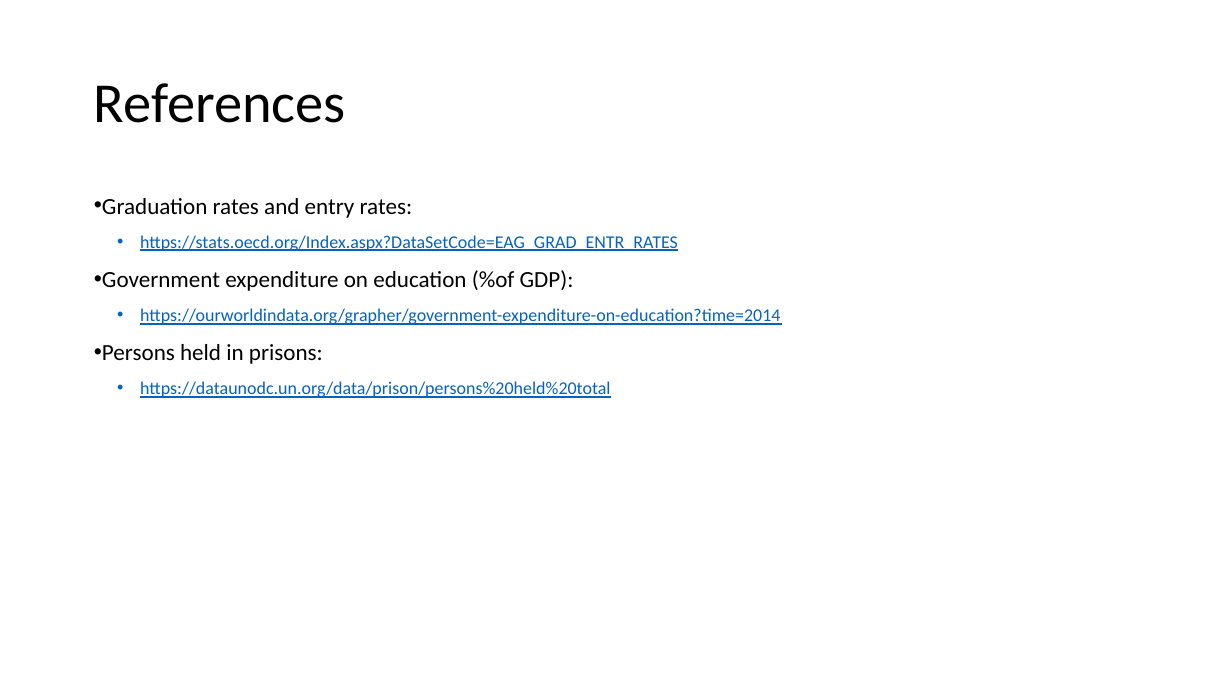
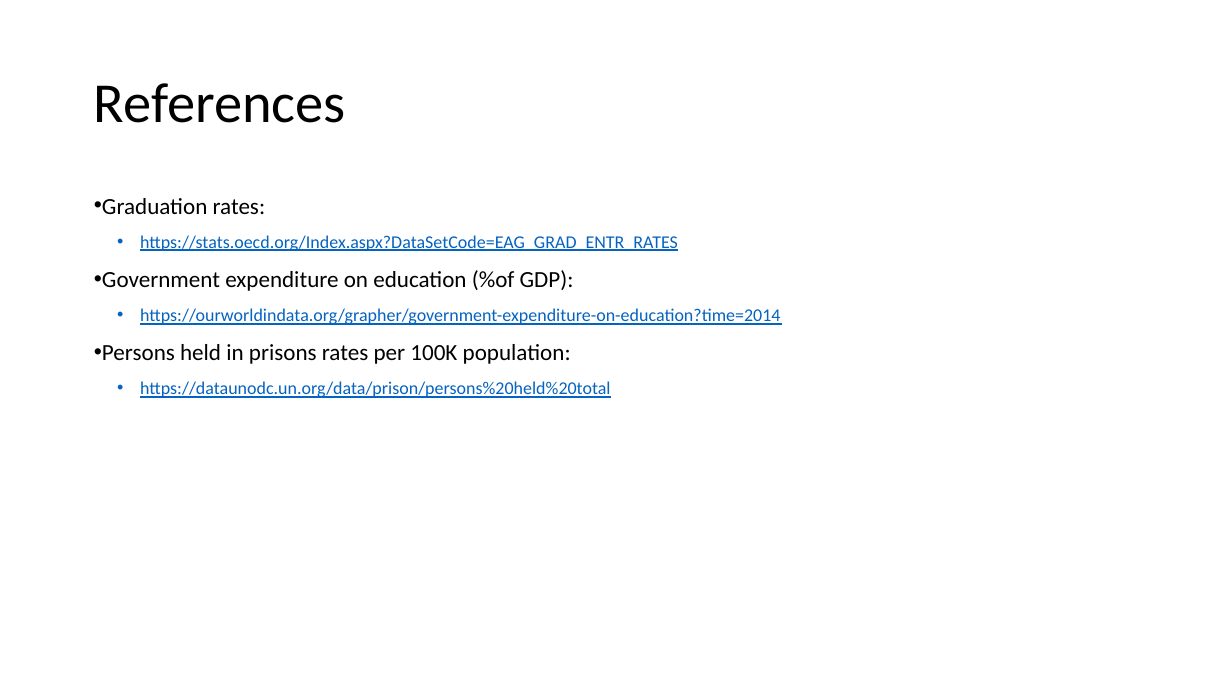
Before and after one commit to pamhinostroza/Project_1, a slide deck: slide 27 of Presentation.pptx (slide 15 before the commit). Drawn at 1232x693 pixels with LibreOffice and Linux fonts; fonts in the diff are those of the drawing. Boxes give left, top, right and bottom in pixels: in the first picture for what was removed or moved away, otherwise in the second. Text is boxed around its words. In the diff, an @@ line names an element or a change of style, - is before the commit and + after.

```diff
--- a/Presentation.pptx
+++ b/Presentation.pptx
@@ text at box(102, 198, 266, 214): text changed @@
-• Graduation rates and entry rates:
+• Graduation rates:
@@ text at box(102, 344, 571, 364): text changed @@
-• Persons held in prisons:
+• Persons held in prisons rates per 100K population:
```
Also in this commit, not shown: 1 other slide changed, 21 slides added, 9 slides removed, 10 other files.
